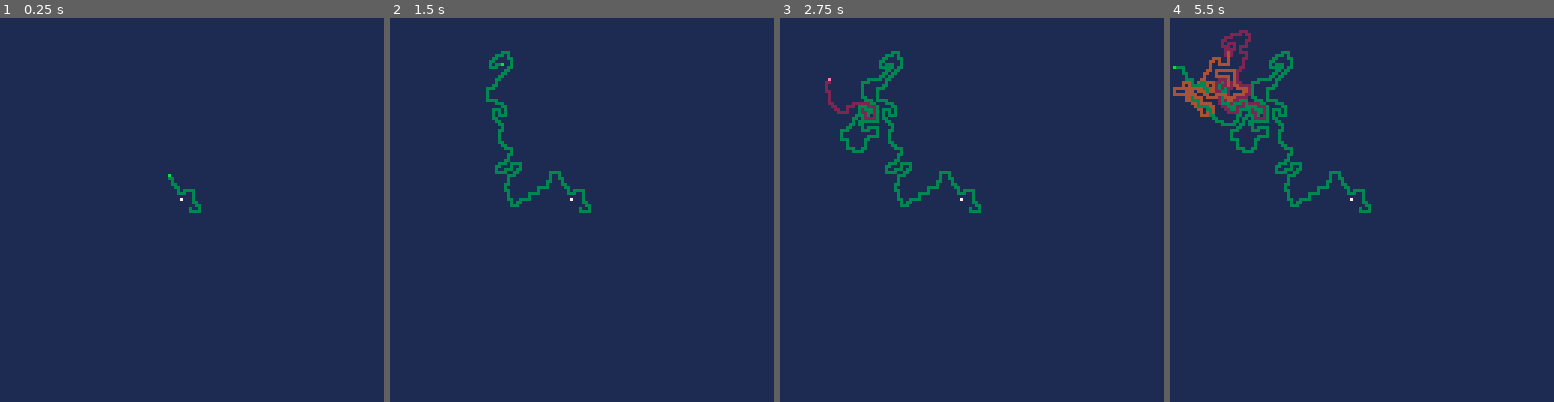
Above: before the commit, frames 1-4 (left to right).
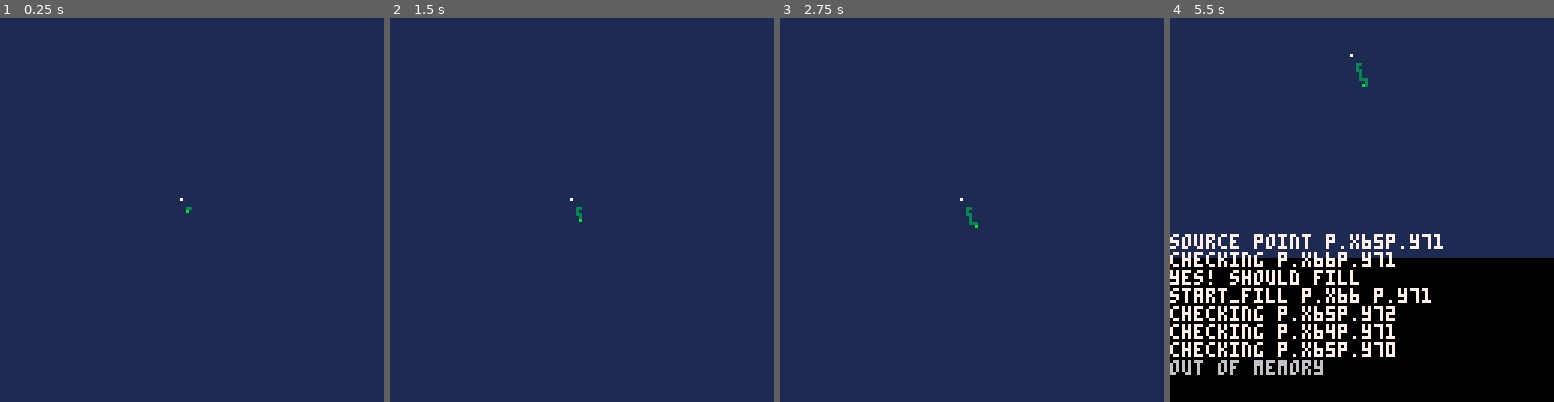
Above: after the commit, the same moments.

Repository: mbaltman/games
Game: PICO-8 cartridge linemapper.p8
The game is run twice, just before and just after one commit, with the same random seed, the same clock (stepped at 60 frames per second) and the same inputs.
Inputs:
- Up to frame 1 (0.25 s): no input
- Up to frame 2 (1.5 s): no input
- Up to frame 3 (2.75 s): no input
- Up to frame 4 (5.5 s): no input

The runs differ from the first frame. In frame 1, 0.2% of the frame differs, in the area x 43-53%, y 40-51%; in frame 2, 1.1%; in frame 3, 2.0%; in frame 4, 43%, in the area x 0-100%, y 3-100%.

Commit message:
try to start filling
it seems like the fill logic is eating memory, tough to debug.

Diff:
--- a/linemapper.p8
+++ b/linemapper.p8
@@ -3,10 +3,9 @@
 __lua__
 --liftime functions
 
-speed_multiplier = 20
+speed_multiplier = 1
 
 function _init()
- --rectfill(0,0,124,124,0)
  init_line()
 end
 
@@ -58,12 +57,12 @@
 
 	if delay == 0 then
 
-	 options_ranked = get_options(ci.x, ci.y)
+	 options_ranked = get_options(ci)
 
  	max_rank = 0
 
  	for o in all(options_ranked) do
-			o.rank  = count(get_options(o.x,o.y))
+			o.rank  = count(get_options(o))
 			if grid[o.x][o.y] == 1 then
 			  o.rank += 3
 			end
@@ -85,6 +84,10 @@
  	end
 
  	grid[ci.x][ci.y] = line_color
+ 	if fill_b then
+ 	  check_for_fill(ci, line_color)
+ 	end
+
  	ci = pickrnd(options_final)
  	delay = delay_constant
 	end
@@ -115,18 +118,10 @@
  		line_highlight = next_color.h
 end
 
-function get_options(x,y)
-		options_possible = {}
-	 add(options_possible, {x=x+1, y=y})
-		add(options_possible, {x=x-1, y=y})
-		add(options_possible, {x=x,   y=y+1})
-		add(options_possible, {x=x,   y=y-1})
+function get_options(p)
 	 options_final = {}
- 	for o in all(options_possible) do
-	 	if o.x > 0 and
-	 	   o.x < 129 and
-	 				o.y > 0 and
-	 				o.y < 129 then
+ 	for o in all(get_neighbors(p)) do
+	 	if inbounds(o) then
 		 	if grid[o.x][o.y] != line_color then
 		 		add(options_final,o)
 		 	end
@@ -156,6 +151,60 @@
  index = 1 + flr(rnd(length))
  return list[index]
 end
+
+function inbounds(p)
+	if p.x > 0 and
+		 	p.x < 129 and
+		 	p.y > 0 and
+		 	p.y < 129 then
+		 	return true
+	end
+	return false
+end
+
+function print_t(t)
+	for x=1, count(t) do
+		for y=1, count(t[x]) do
+			pset(x - 1, y - 1, t[x][y])
+		end
+	end
+end
+
+function get_neighbors(p)
+		x = p.x
+		y = p.y
+		neighbors = {}
+	 add(neighbors, {x=x+1, y=y})
+	 add(neighbors, {x=x,   y=y+1})
+		add(neighbors, {x=x-1, y=y})
+		add(neighbors, {x=x,   y=y-1})
+		return neighbors
+end
+
+function merge_tables(t_1, t_2)
+	result = {}
+
+	for v in all(t_1) do
+		add(result,v)
+	end
+
+	for v in all(t_2) do
+		add(result,v)
+	end
+
+ return result
+end
+
+function contains(t,v)
+ for v_in_t in all(t) do
+ 	if v_in_t == v then
+ 		return true
+ 	end
+ end
+
+ return false
+
+end
 -->8
 -- cursor controller
 
@@ -171,6 +220,96 @@
 end
 -->8
 -- score manager
+
+-->8
+--fill boundaries
+fill_b = true
+
+-- -1 not set yet
+-- 0 no
+-- 1 yes
+-- 2 in progress in call tree
+should_be_filled = {}
+
+-- changed point coordinate
+function check_for_fill(point, c_index)
+	print("source point p.x"..point.x.."p.y"..point.y)
+
+ for x=1, 128 do
+		should_be_filled[x] = {}
+		for y=1, 128 do
+			should_be_filled[x][y] = -1
+		end
+	end
+
+	should_be_filled[point.x][point.y] = 1
+
+ for p in all(get_neighbors(point)) do
+ 	print("checking p.x"..p.x.."p.y"..p.y)
+ 	shouldfill = set_should_be_filled(p,c_index)
+ 	if shouldfill then
+ 		print("yes! should fill")
+ 		start_fill(p, c_index)
+ 	end
+ end
+end
+
+function set_should_be_filled(
+p,
+c_index
+)
+ --	print("set should be filled p.x"..p.x.."p.y"..p.y)
+
+ --print_t(should_be_filled)
+
+	if not inbounds(p) then
+		return false
+	end
+
+	if grid[p.x][p.y] == c_index then
+		should_be_filled[p.x][p.y] = 1
+		return true
+	end
+
+	if should_be_filled[p.x][p.y] != -1 then
+		if should_be_filled[p.x][p.y] == 1 then
+			return true
+		else
+		 return false
+		end
+	end
+
+	for n in all(get_neighbors(p)) do
+		if not set_should_be_filled(n, c_index) then
+			should_be_filled[p.x][p.y] = 0
+			return false
+		end
+	end
+
+	should_be_filled[p.x][p.y] = 1
+	return true
+end
+
+function start_fill(p, c_index)
+	print("start_fill p.x"..p.x.." p.y"..p.y)
+ if grid[p.x][p.y] == c_index then
+   return
+ end
+	grid[p.x][p.y] = c_index
+
+	for n in all(get_neighbors(p)) do
+		if not inbounds(n) then
+			return
+		end
+
+		if grid[n.x][n.y] != c_index
+		then
+			start_fill(n, c_index)
+		end
+	end
+
+end
+
 
 __gfx__
 00000000000000000000000000000000000000000000000000000000000000000000000000000000000000000000000000000000000000000000000000000000
